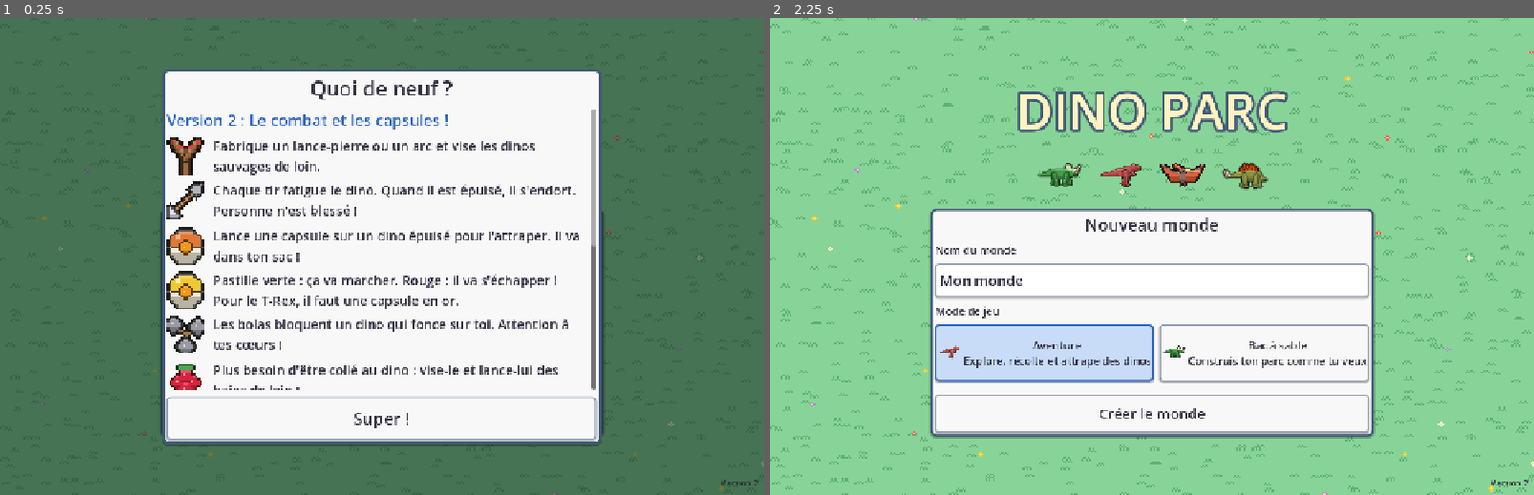
Above: before the commit, frames 1-2 (left to right).
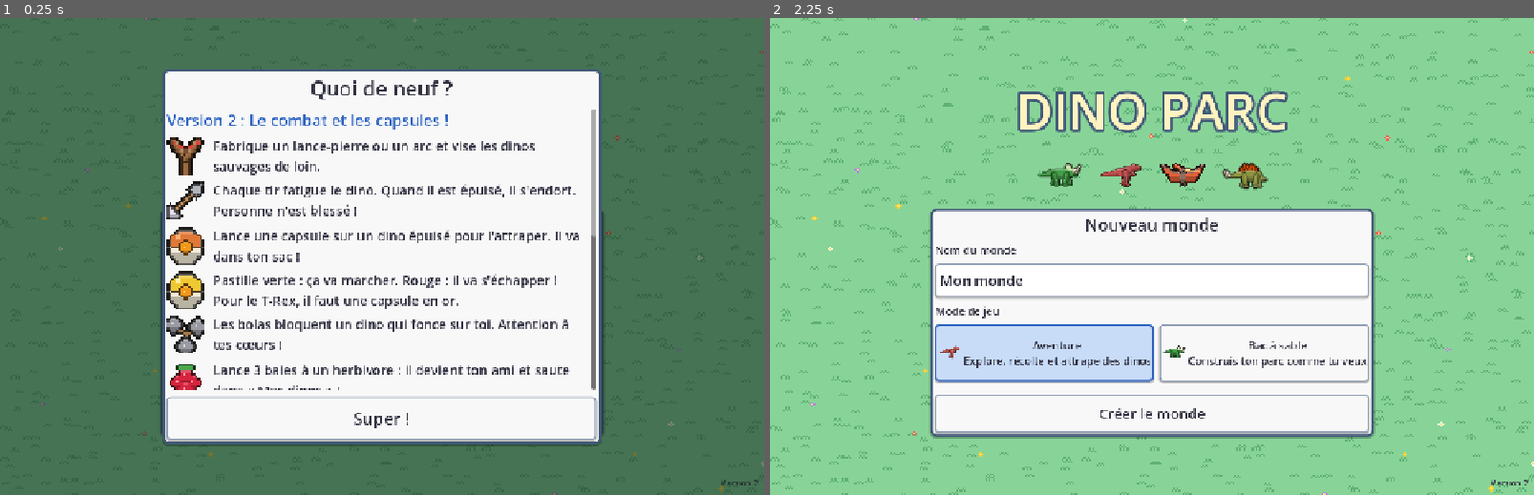
Above: after the commit, the same moments.

Repository: kevindjf/dino-parc
Game: Godot game, scene res://main.tscn
Same seed, same stepped clock (60 frames per second), same inputs: the game is played once before the commit and once after it.
Inputs:
- Up to frame 1 (0.25 s): no input
- Up to frame 2 (2.25 s): click "Aventure Explore, récolte et …" at 0.5 s; click "Bac à sable Construis ton par…" at 1.25 s; click "Créer le monde" at 2 s

The runs differ from the first frame. In frame 1, 0.6% of the frame differs, in the area x 28-78%, y 45-78%; in frame 2, nothing differs.

Commit message:
feat: add Mes dinos storage, tamed dinos go there without a capsule
Co-Authored-By: Claude Opus 5.5 (1M context) <noreply@anthropic.com>

Diff:
--- a/scripts/adventure_hud.gd
+++ b/scripts/adventure_hud.gd
@@ -31,6 +31,8 @@
 var bag_open := false
 var riding := false
 var dex: PanelContainer
+var pocket: PanelContainer  # "Mes dinos": the caught dinosaurs, waiting to be released
+var pocket_grid: GridContainer
 var dex_grid: GridContainer
 var dex_title: Label
 
@@ -49,6 +51,7 @@
 	_build_hotbar()
 	_build_bag()
 	_build_dex()
+	_build_pocket()
 	_build_message()
 	inventory.changed.connect(_refresh)
 	_refresh()
@@ -78,6 +81,7 @@
 	goal_label.autowrap_mode = TextServer.AUTOWRAP_WORD_SMART
 	goal_label.add_theme_color_override("font_color", Color("b03018"))
 	_button(row, "Sac", 80, toggle_bag)
+	_button(row, "Mes dinos", 110, toggle_pocket)
 	_button(row, "Dinodex", 100, toggle_dex)
 	_button(row, "Menu", 80, park.back_to_menu)
 	_button(row, "Zoom −", 80, func() -> void: park.camera.zoom_step(-1))
@@ -225,7 +229,7 @@
 func _fill_bag() -> void:
 	for child in bag_grid.get_children():
 		child.queue_free()
-	var ids: Array = inventory.counts.keys()
+	var ids: Array = inventory.counts.keys().filter(func(id: String) -> bool: return Items.kind_of(id) != "dino")
 	if ids.is_empty():
 		_label(bag_grid, "Ton sac est vide.\nFrappe un arbre pour avoir du bois !", 15)
 	for id in ids:
@@ -267,6 +271,7 @@
 	bag_open = not bag_open
 	bag.visible = bag_open
 	dex.visible = false
+	pocket.visible = false
 	if bag_open:
 		_fill_bag()
 
@@ -297,6 +302,7 @@
 
 func toggle_dex() -> void:
 	dex.visible = not dex.visible
+	pocket.visible = false
 	if bag_open:
 		bag_open = false
 		bag.visible = false
@@ -326,6 +332,68 @@
 		hint.add_theme_color_override("font_color", Color("708090"))
 
 
+func _build_pocket() -> void:
+	pocket = PanelContainer.new()
+	pocket.set_anchors_preset(Control.PRESET_CENTER)
+	pocket.grow_horizontal = Control.GROW_DIRECTION_BOTH
+	pocket.grow_vertical = Control.GROW_DIRECTION_BOTH
+	pocket.custom_minimum_size = Vector2(760, 0)
+	pocket.visible = false
+	root.add_child(pocket)
+	var column := VBoxContainer.new()
+	column.add_theme_constant_override("separation", 10)
+	pocket.add_child(column)
+	var header := HBoxContainer.new()
+	column.add_child(header)
+	var title := _label(header, "Mes dinos", 24)
+	title.size_flags_horizontal = Control.SIZE_EXPAND_FILL
+	_button(header, "Fermer", 110, toggle_pocket)
+	var hint := _label(column, "Les dinos que tu as attrapés t'attendent ici. Touche « Relâcher », puis vise une case libre dans un enclos et appuie sur Action.", 14)
+	hint.autowrap_mode = TextServer.AUTOWRAP_WORD_SMART
+	hint.add_theme_color_override("font_color", Color("607080"))
+	pocket_grid = GridContainer.new()
+	pocket_grid.columns = 5
+	pocket_grid.add_theme_constant_override("h_separation", 10)
+	pocket_grid.add_theme_constant_override("v_separation", 10)
+	column.add_child(pocket_grid)
+
+
+func toggle_pocket() -> void:
+	pocket.visible = not pocket.visible
+	dex.visible = false
+	if bag_open:
+		bag_open = false
+		bag.visible = false
+	if pocket.visible:
+		_fill_pocket()
+
+
+func _fill_pocket() -> void:
+	for child in pocket_grid.get_children():
+		child.queue_free()
+	var dinos: Dictionary = inventory.dinos()
+	if dinos.is_empty():
+		_label(pocket_grid, "Tu n'as pas encore de dino.\nLance 3 baies à un herbivore, ou attrape un dino avec une capsule !", 16)
+		return
+	for id in dinos:
+		var cell := VBoxContainer.new()
+		cell.custom_minimum_size = Vector2(136, 0)
+		pocket_grid.add_child(cell)
+		var picture := TextureRect.new()
+		picture.texture = Art.icon("dino:" + id)
+		picture.custom_minimum_size = Vector2(120, 80)
+		picture.expand_mode = TextureRect.EXPAND_IGNORE_SIZE
+		picture.stretch_mode = TextureRect.STRETCH_KEEP_ASPECT_CENTERED
+		cell.add_child(picture)
+		var name := _label(cell, "%s%s" % [Catalog.DINOS[id].name, " ×%d" % dinos[id] if dinos[id] > 1 else ""], 14)
+		name.horizontal_alignment = HORIZONTAL_ALIGNMENT_CENTER
+		var release := _button(cell, "Relâcher", 136, func() -> void:
+			inventory.hold("dino:" + id)
+			toggle_pocket()
+			flash("%s est dans ta main !\nVise une case libre dans un enclos et appuie sur Action." % Catalog.DINOS[id].name, 3.0))
+		release.custom_minimum_size.y = 48
+
+
 func _unhandled_input(event: InputEvent) -> void:
 	if not (event is InputEventKey and event.pressed and not event.echo):
 		return
@@ -337,6 +405,8 @@
 				toggle_bag()
 			elif dex.visible:
 				toggle_dex()
+			elif pocket.visible:
+				toggle_pocket()
 		_:
 			if event.keycode >= KEY_1 and event.keycode <= KEY_8:
 				inventory.select(event.keycode - KEY_1)
--- a/scripts/inventory.gd
+++ b/scripts/inventory.gd
@@ -11,6 +11,7 @@
 var counts := {}
 var hotbar: Array[String] = []
 var selected := 0
+var held_before := ""  # what was in the slot before a dinosaur was taken out of "Mes dinos"
 
 
 func _init() -> void:
@@ -30,7 +31,8 @@
 	var is_new := count(id) == 0 and not id in hotbar
 	counts[id] = count(id) + amount
 	# New things go straight to a free slot of the tool bar, so they are ready to use.
-	if is_new and not Items.kind_of(id) in ["resource", "ammo"]:
+	# (Caught dinosaurs wait in "Mes dinos" instead.)
+	if is_new and not Items.kind_of(id) in ["resource", "ammo", "dino"]:
 		var free := hotbar.find("")
 		if free >= 0:
 			hotbar[free] = id
@@ -43,9 +45,10 @@
 	counts[id] = count(id) - amount
 	if counts[id] == 0:
 		counts.erase(id)
-		# An empty cage leaves the tool bar.
+		# Once the last one is released, the slot gets back what it held before.
 		if Items.kind_of(id) == "dino" and id in hotbar:
-			hotbar[hotbar.find(id)] = ""
+			hotbar[hotbar.find(id)] = held_before if held_before == "" or count(held_before) > 0 else ""
+			held_before = ""
 	changed.emit()
 	return true
 
@@ -80,6 +83,27 @@
 	changed.emit()
 
 
+# Takes a dinosaur out of "Mes dinos" and puts it in hand, to release it.
+func hold(id: String) -> void:
+	var current := hotbar[selected]
+	if Items.kind_of(current) != "dino":
+		held_before = current
+	var previous := hotbar.find(id)
+	if previous >= 0 and previous != selected:
+		hotbar[previous] = ""
+	hotbar[selected] = id
+	changed.emit()
+
+
+# The caught dinosaurs, species id -> how many.
+func dinos() -> Dictionary:
+	var found := {}
+	for id in counts:
+		if id.begins_with("dino:"):
+			found[id.substr(5)] = counts[id]
+	return found
+
+
 func to_dict() -> Dictionary:
 	return {"counts": counts.duplicate(), "hotbar": Array(hotbar), "selected": selected}
 
--- a/scripts/main.gd
+++ b/scripts/main.gd
@@ -55,8 +55,8 @@
 	{"id": "pen", "text": "Fabrique des barrières et ferme un enclos (garde Action appuyé en marchant)"},
 	{"id": "feeder", "text": "Fabrique un portail pour entrer dans ton enclos, puis pose une mangeoire dedans"},
 	{"id": "path", "text": "Fais un chemin depuis l'entrée jusqu'à ton enclos"},
-	{"id": "tame", "text": "Trouve un dinosaure herbivore sauvage, vise-le avec des baies en main et lance-lui 3 baies"},
-	{"id": "adopt", "text": "Emmène-le dans ton enclos : passe le portail, il te suit !"},
+	{"id": "tame", "text": "Trouve un dinosaure herbivore sauvage et lance-lui 3 baies : il ira dans « Mes dinos »"},
+	{"id": "adopt", "text": "Ouvre « Mes dinos », touche « Relâcher » et pose ton dinosaure dans ton enclos"},
 	{"id": "cage", "text": "Fabrique un lance-pierre et une cage. Fatigue un petit dinosaure de loin, puis mets-le en cage"},
 	{"id": "release", "text": "Relâche le dinosaure attrapé dans un enclos"},
 	{"id": "brush", "text": "Fabrique une brosse et brosse un dinosaure de ton parc"},
@@ -1419,12 +1419,19 @@
 		_gain_friendship(dino, 20)
 		return
 	dino.trust += 1
-	if dino.trust >= dino.TRUST_NEEDED:
-		dino.following = player
-		_mark_caught(dino.species_id)
-		hud.flash("%s te suit !\nEmmène-le dans un enclos." % dino.species.name, 3.0)
 	dino.set_mood("", Color.WHITE)
-	_update_attraction()
+	if dino.trust < dino.TRUST_NEEDED:
+		return
+	# Tamed: it jumps to us and into "Mes dinos", no capsule needed.
+	dino.captured = true
+	dino.mood_text.visible = false
+	var tween := dino.create_tween().set_parallel()
+	tween.tween_property(dino, "position", player.position, 0.45)
+	tween.tween_property(dino.sprite, "scale", Vector2(0.05, 0.05), 0.45)
+	tween.tween_property(dino.shadow, "scale", Vector2(0.05, 0.05), 0.45)
+	tween.chain().tween_callback(func() -> void:
+		_float_text(player.position, "Ami !", Color("ff80ab"))
+		catch_dino(dino))
 
 
 func _gain_friendship(dino: Node2D, amount: int) -> void:
@@ -1475,7 +1482,7 @@
 func catch_dino(dino: Node2D) -> void:
 	inventory.add("dino:" + dino.species_id)
 	_mark_caught(dino.species_id)
-	hud.flash("Tu as attrapé : %s !\nIl est dans ton sac. Relâche-le dans un enclos." % dino.species.name, 3.0)
+	hud.flash("%s est dans « Mes dinos » !\nRelâche-le dans un enclos quand tu veux." % dino.species.name, 3.0)
 	_remove_dino(dino)
 	_check_goal()
 
--- a/scripts/news.gd
+++ b/scripts/news.gd
@@ -16,7 +16,8 @@
 			["capsule_copper", "Lance une capsule sur un dino épuisé pour l'attraper. Il va dans ton sac !"],
 			["capsule_gold", "Pastille verte : ça va marcher. Rouge : il va s'échapper ! Pour le T-Rex, il faut une capsule en or."],
 			["bolas", "Les bolas bloquent un dino qui fonce sur toi. Attention à tes cœurs !"],
-			["berries", "Plus besoin d'être collé au dino : vise-le et lance-lui des baies de loin !"],
+			["berries", "Lance 3 baies à un herbivore : il devient ton ami et saute dans « Mes dinos » !"],
+			["dino:diplodocus", "« Mes dinos » garde tous tes dinos. Touche « Relâcher » pour en poser un dans un enclos."],
 			["dino:velociraptor", "Touche un dino avec ton doigt pour le viser et tirer dessus !"],
 		],
 	},
--- a/scripts/player.gd
+++ b/scripts/player.gd
@@ -55,7 +55,7 @@
 func _process(delta: float) -> void:
 	var input := Vector2.ZERO
 	var acting := false
-	if not park.hud.bag_open and not park.hud.dex.visible:
+	if not park.hud.bag_open and not park.hud.dex.visible and not park.hud.pocket.visible:
 		if _pressed([KEY_UP, KEY_Z, KEY_W]):
 			input.y -= 1.0
 		if _pressed([KEY_DOWN, KEY_S]):
Not shown, changed: README.md
